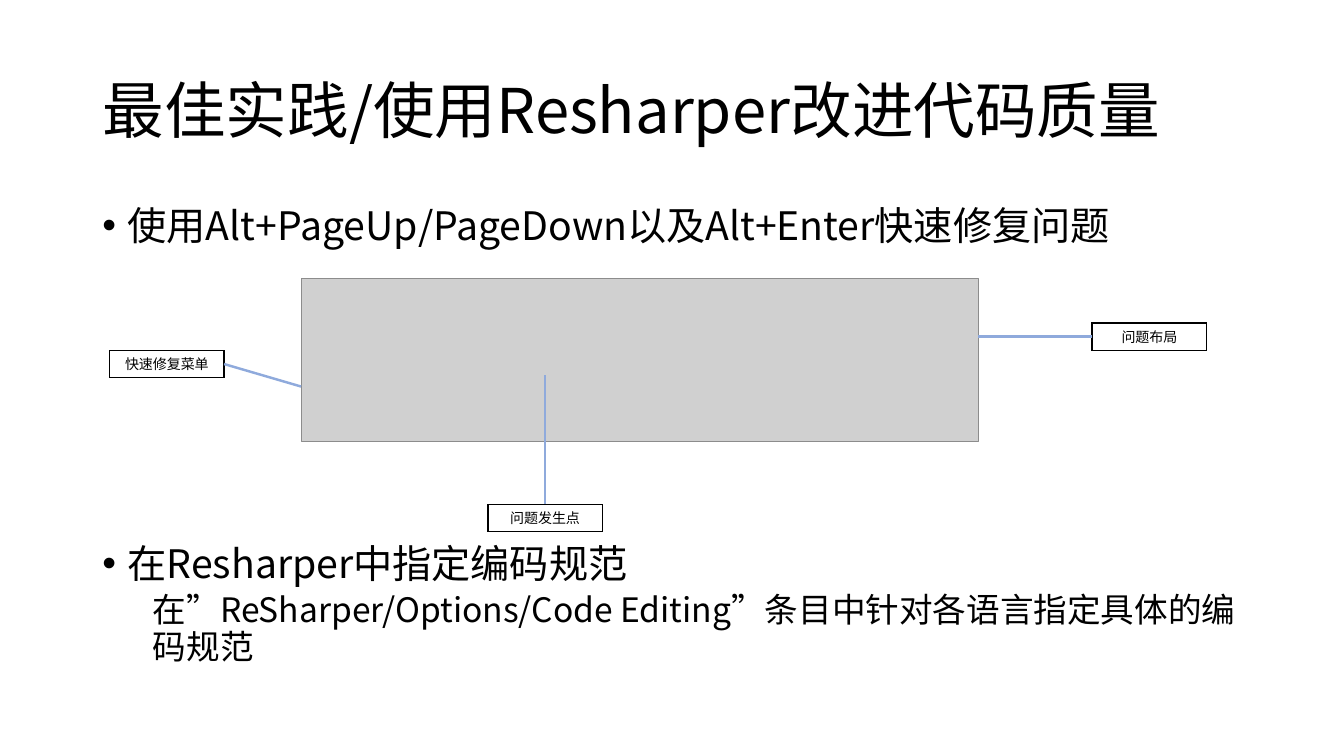
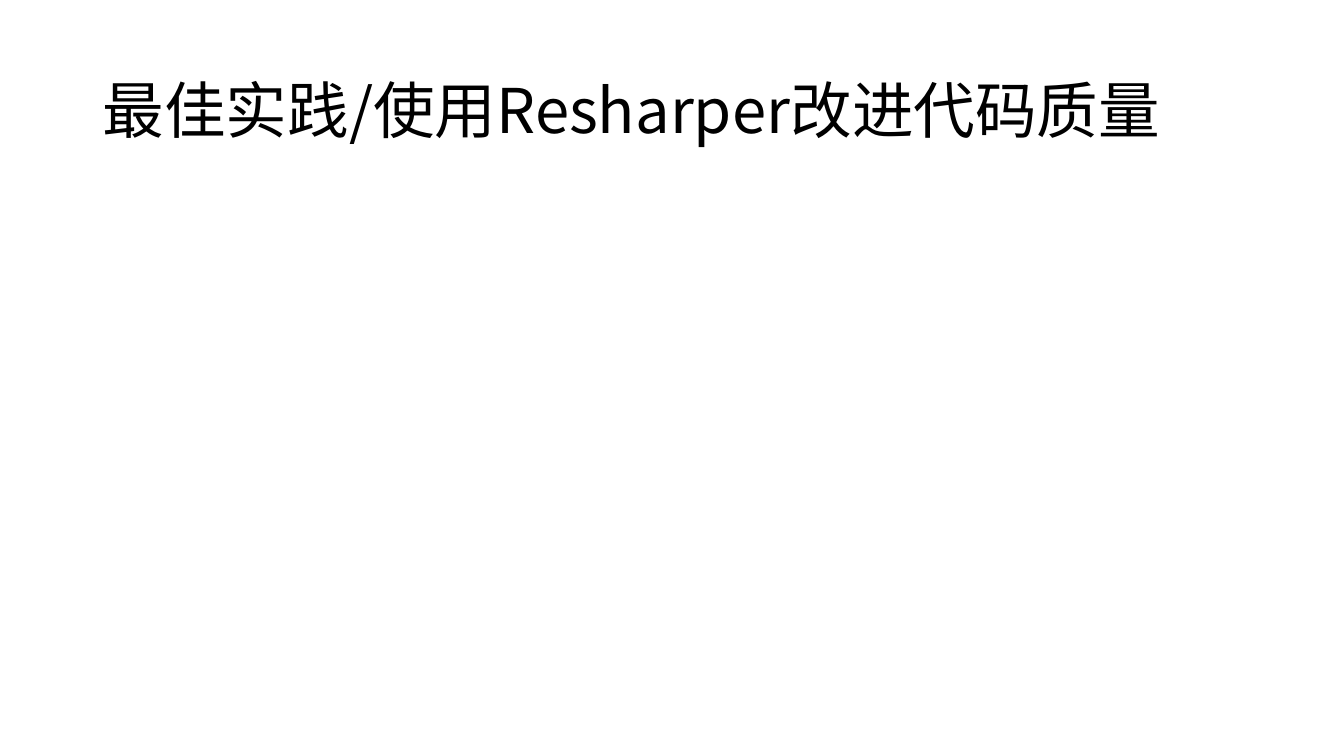
Before and after one commit to snakealpha/DotNetSession, a slide deck: slide 27 of pptx.pptx.pptx (slide 22 before the commit). Drawn at 1344x756 pixels with LibreOffice and Linux fonts; fonts in the diff are those of the drawing; grey boxes stand for pictures. Boxes give left, top, right and bottom in pixels: in the first picture for what was removed or moved away, otherwise in the second. Text is boxed around its words. In the diff, an @@ line names an element or a change of style, - is before the commit and + after.

```diff
--- a/pptx.pptx.pptx
+++ b/pptx.pptx.pptx
@@ text removed at (128, 207, 1235, 662) @@
-• 使用Alt+PageUp/PageDown以及Alt+Enter快速修复问题
-• 在Resharper中指定编码规范
-  在”ReSharper/Options/Code Editing”条目中针对各语言指定具体的编码规范
@@ picture removed at (301, 278, 979, 441) @@
@@ rectangle removed at (1092, 323, 1207, 350) @@
-问题布局
@@ rectangle removed at (110, 351, 225, 378) @@
-快速修复菜单
@@ line removed from (979, 337) to (1092, 337) @@
@@ line removed from (224, 364) to (301, 386) @@
@@ line removed from (545, 375) to (545, 504) @@
@@ rectangle removed at (488, 504, 603, 531) @@
-问题发生点
```
Also in this commit, not shown: 2 other slides changed, 5 slides added.
